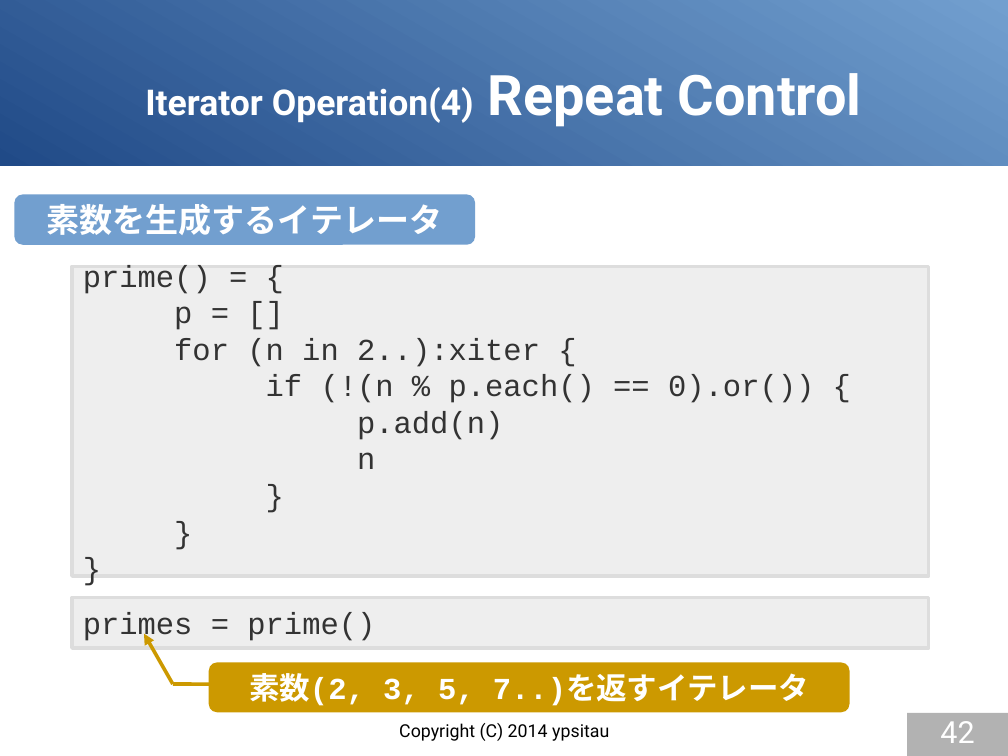
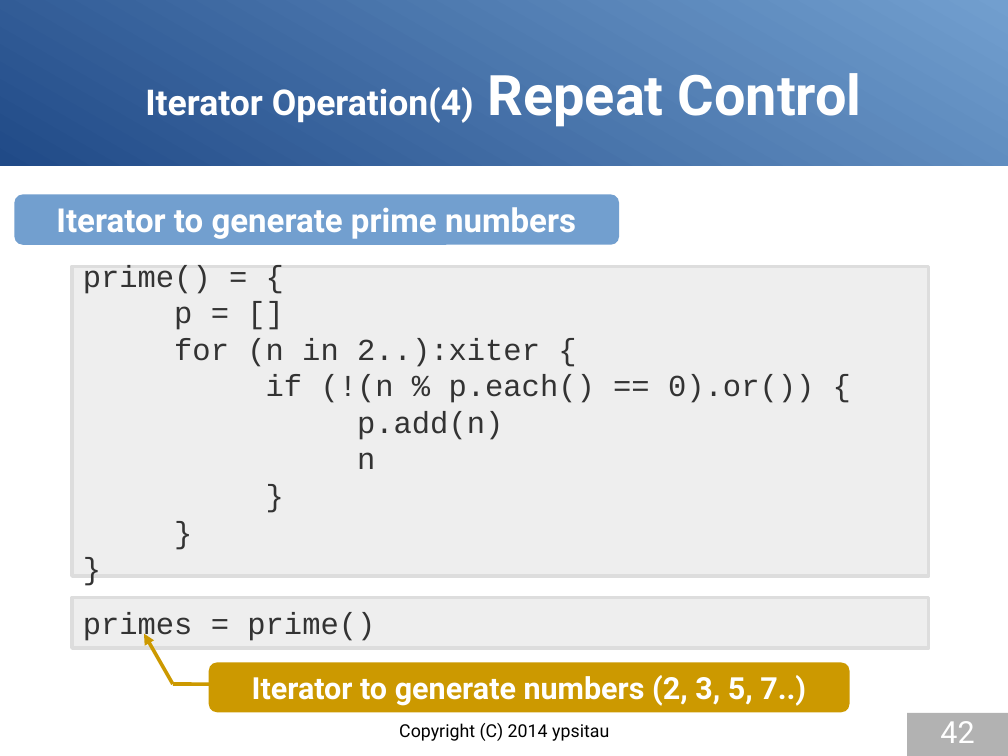
Before and after one commit to gura-lang/gura-doc, a slide deck: slide 42 of presentation/gura-introduction-e.odp. Drawn at 1008x756 pixels with LibreOffice and Linux fonts; fonts in the diff are those of the drawing. Boxes give left, top, right and bottom in pixels: in the first picture for what was removed or moved away, otherwise in the second. Text is boxed around its words. In the diff, an @@ line names an element or a change of style, - is before the commit and + after.

```diff
--- a/presentation/gura-introduction-e.odp
+++ b/presentation/gura-introduction-e.odp
@@ rounded rectangle removed at <box>15,195,476,245</box> @@
-素数を生成するイテレータ
@@ rounded rectangle added at <box>15,195,619,245</box>, fill #729FCF, 26 pt, text #FFFFFF, bold @@
+Iterator to generate prime numbers
@@ text in rounded rectangle at <box>252,675,806,706</box>: text changed; font Courier New to Roboto @@
-素数(2, 3, 5, 7..)を返すイテレータ
+Iterator to generate numbers (2, 3, 5, 7..)
```
Also in this commit, not shown: 12 other slides changed, 5 slides added, 5 slides removed.
